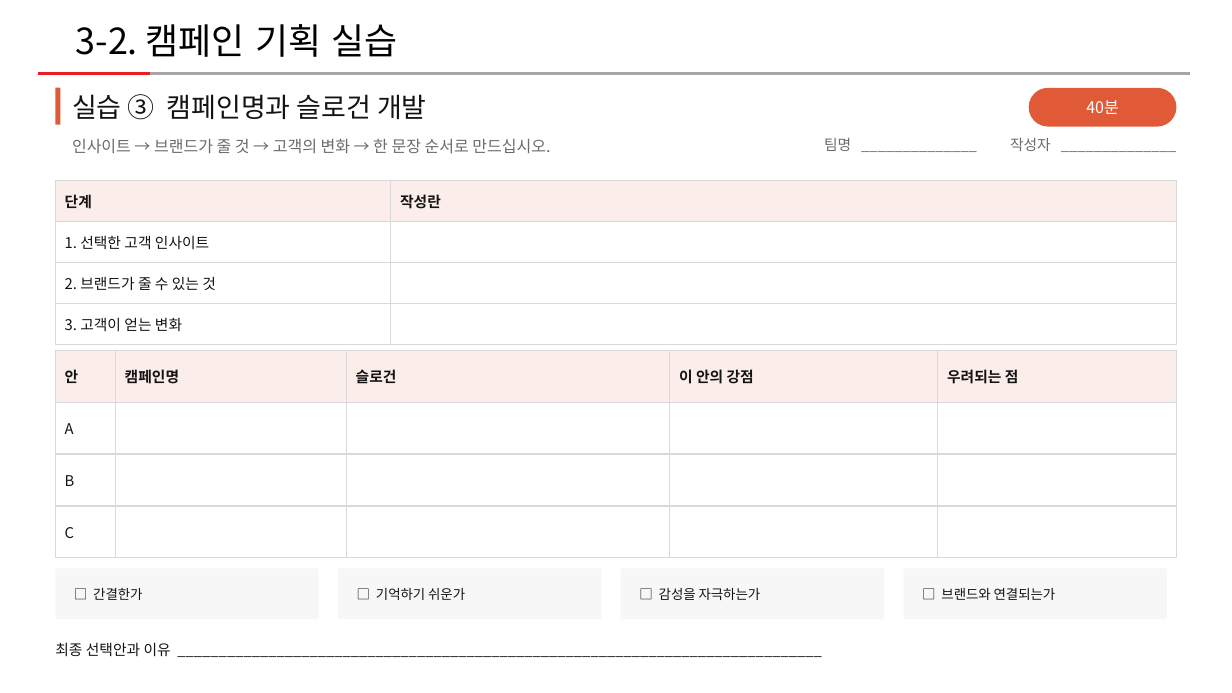
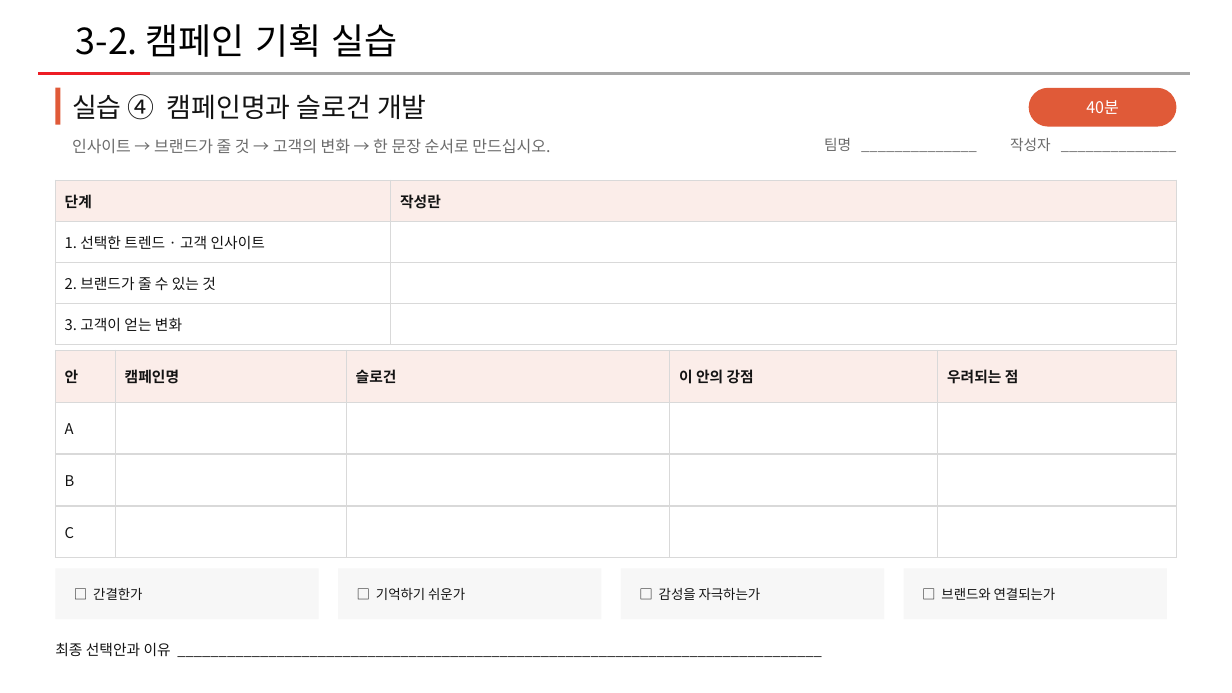
Before and after one commit to edupang79-crypto/alkom-marketing-game, a slide deck: slide 4 of templates/worksheet-3-2.pptx (slide 3 before the commit). Drawn at 1232x693 pixels with LibreOffice and Linux fonts; fonts in the diff are those of the drawing. Boxes give left, top, right and bottom in pixels: in the first picture for what was removed or moved away, otherwise in the second. Text is boxed around its words. In the diff, an @@ line names an element or a change of style, - is before the commit and + after.

```diff
--- a/templates/worksheet-3-2.pptx
+++ b/templates/worksheet-3-2.pptx
@@ text at (72, 94, 427, 120): text changed @@
-실습 ③ 캠페인명과 슬로건 개발
+실습 ④ 캠페인명과 슬로건 개발
@@ table at (55, 180, 1177, 345) @@
-row 2, column 1: 1. 선택한 고객 인사이트
+row 2, column 1: 1. 선택한 트렌드 · 고객 인사이트
```
Also in this commit, not shown: 10 other slides changed, 1 slide added, 9 other files.
